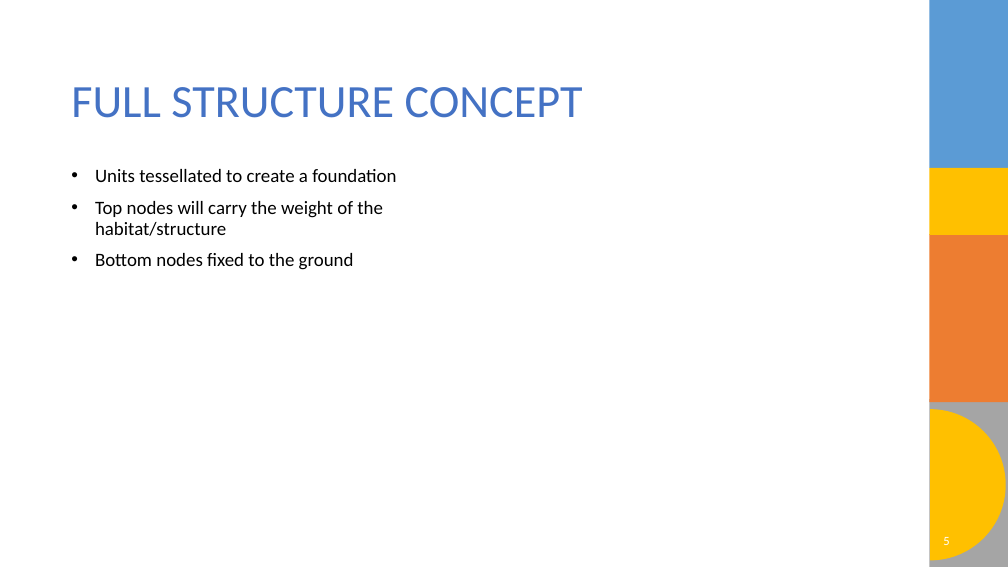
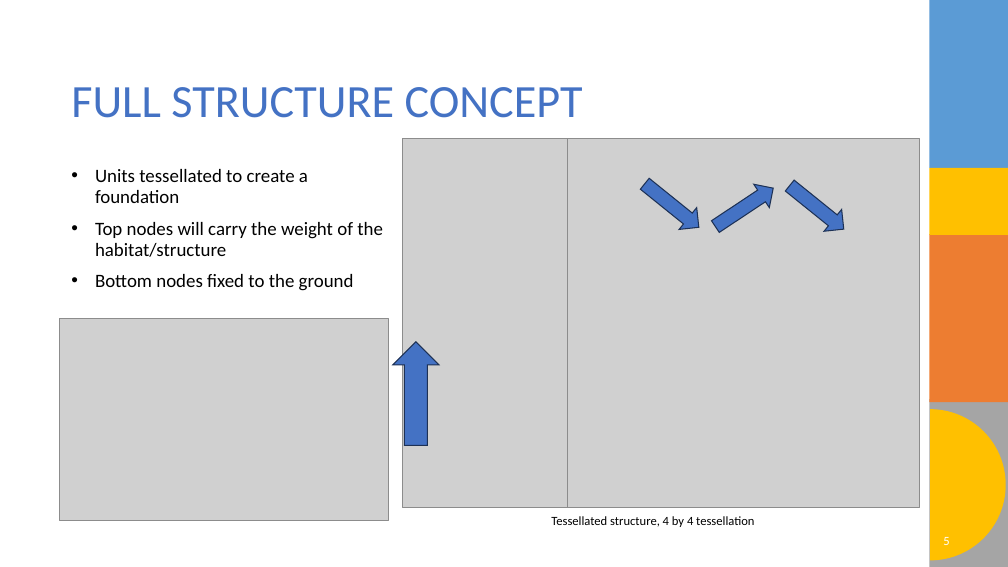
Before and after one commit to o-blip/school-2025-fall, a slide deck: slide 5 of Optimal_Controls/Project/Project Slides.pptx. Drawn at 1008x567 pixels with LibreOffice and Linux fonts; fonts in the diff are those of the drawing; grey boxes stand for pictures; background and template pictures are left out. Boxes give left, top, right and bottom in pixels: in the first picture for what was removed or moved away, otherwise in the second. Text is boxed around its words. In the diff, an @@ line names an element or a change of style, - is before the commit and + after.

```diff
--- a/Optimal_Controls/Project/Project Slides.pptx
+++ b/Optimal_Controls/Project/Project Slides.pptx
@@ text "Units tessellated to create a ..." rewrapped from [95, 169, 396, 270] to [95, 169, 383, 291] @@
@@ picture added at [59, 319, 388, 521] @@
@@ group added at [393, 138, 920, 527]: 4 down arrows, 2 pictures, 1 text @@
+Tessellated structure, 4 by 4 tessellation
```
Also in this commit, not shown: 7 other slides changed, 2 slides added, 1 slide removed, 5 other files.
